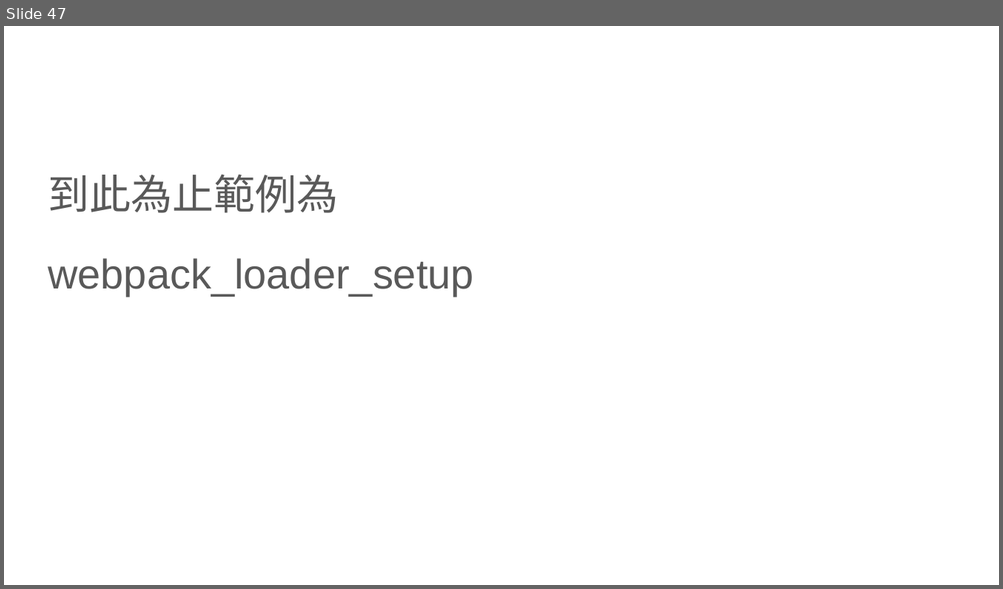
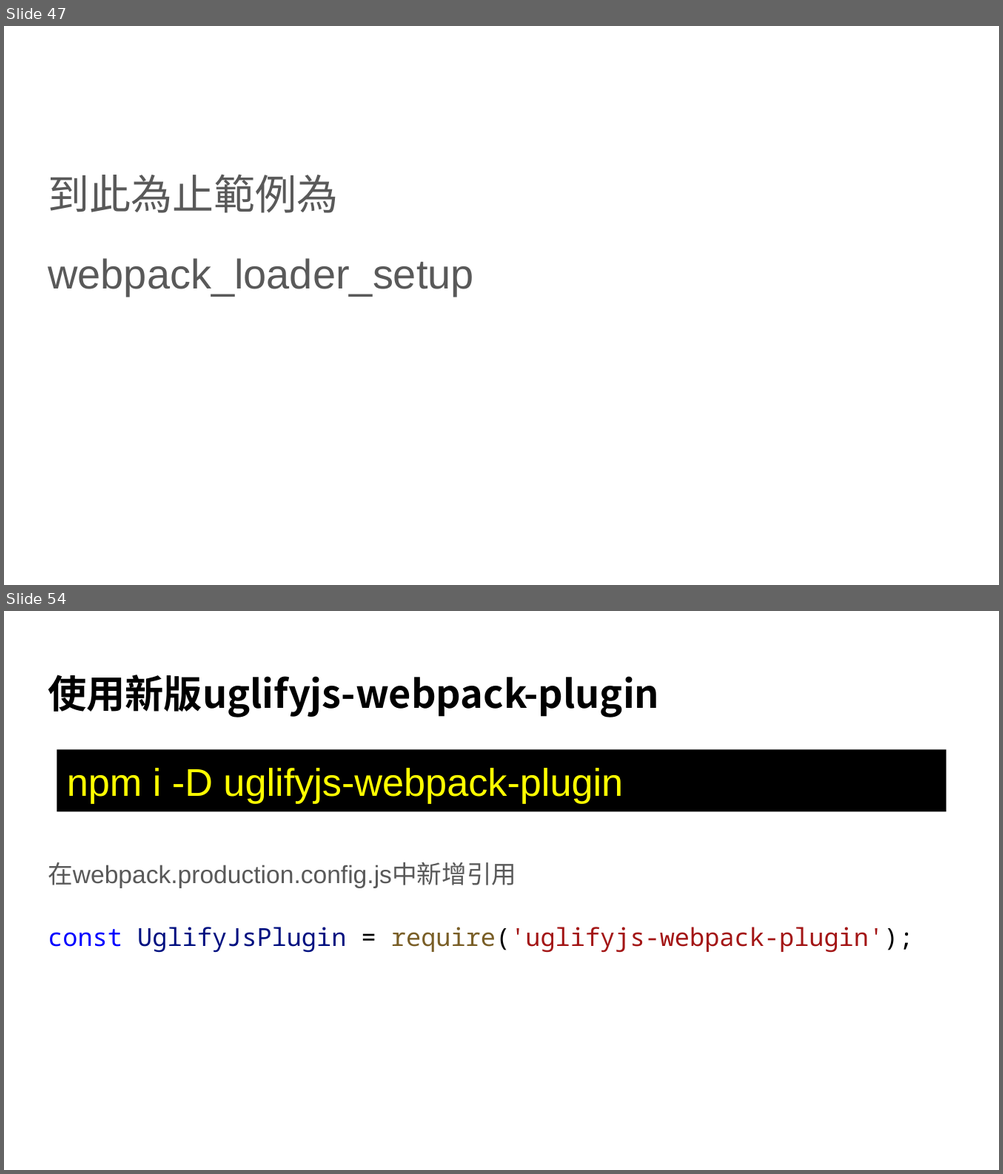
Before and after one commit to johnmausfam/LessonA, a slide deck: Webpack.pptx. Shown one above the other, each under a label of ours: slide 47 before the commit, slides 47 and 54 after it; the slides between them are not shown. The pictures are 1003x589 and 1003x1174 pixels, drawn with LibreOffice and Linux fonts; fonts in the diff are those of the drawing. Boxes give left, top, right and bottom in pixels: in the first picture for what was removed or moved away, otherwise in the second. Text is boxed around its words. In the diff, an @@ line names an element or a change of style, - is before the commit and + after.

```diff
--- a/Webpack.pptx
+++ b/Webpack.pptx
@@ slide 54 added at [4, 611, 999, 1170], background #FFFFFF @@
@@ title added at [48, 675, 659, 718], 28 pt, text #000000, bold @@
+使用新版uglifyjs-webpack-plugin
@@ rectangle added at [57, 749, 946, 812], fill #000000, 28 pt, text #FFFF00 @@
+npm i -D uglifyjs-webpack-plugin
@@ text added at [48, 862, 913, 953], 18 pt, text #595959 @@
+在webpack.production.config.js中新增引用
+const UglifyJsPlugin = require('uglifyjs-webpack-plugin');
```
Also in this commit, not shown: 1 slide changed, 60 other slides added, 1 other file.
